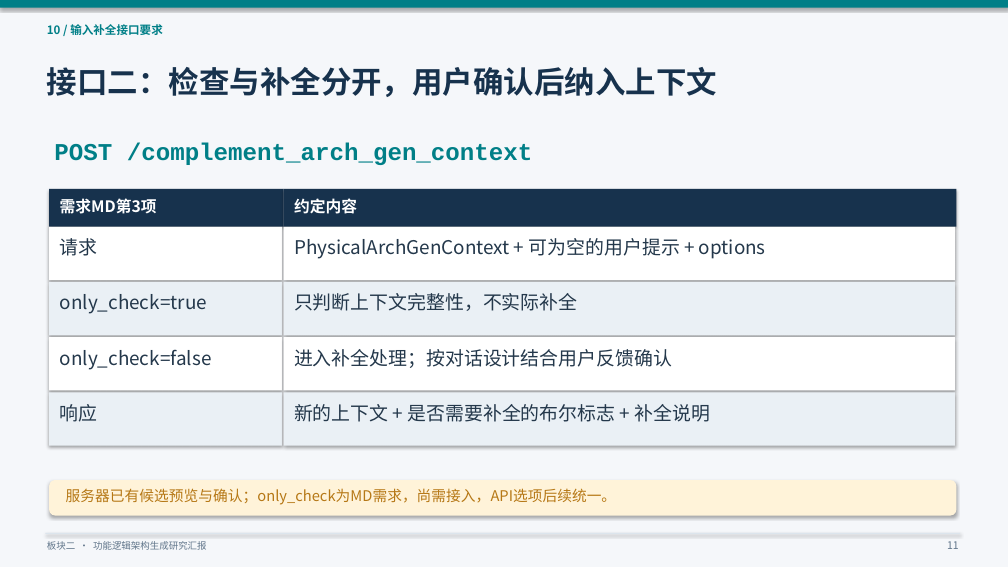
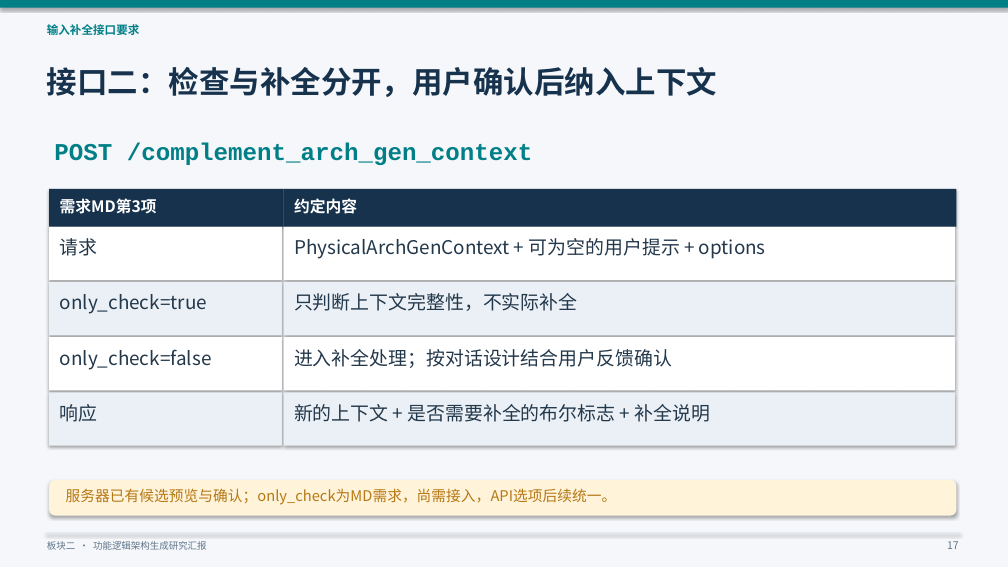
Before and after one commit to yueyunsun77-debug/yueyunsun77-debug, a slide deck: slide 17 of 板块二进度说明/板块二_研究进展与接口设计汇报_统一口径版.pptx (slide 11 before the commit). Drawn at 1008x567 pixels with LibreOffice and Linux fonts; fonts in the diff are those of the drawing. Boxes give left, top, right and bottom in pixels: in the first picture for what was removed or moved away, otherwise in the second. Text is boxed around its words. In the diff, an @@ line names an element or a change of style, - is before the commit and + after.

Commit message:
docs: 完整保留13张核心代码与运行截图并增加接口伪代码

```diff
--- a/板块二进度说明/板块二_研究进展与接口设计汇报_统一口径版.pptx
+++ b/板块二进度说明/板块二_研究进展与接口设计汇报_统一口径版.pptx
@@ text at <box>47,24,140,35</box>: text changed @@
-10 / 输入补全接口要求
+输入补全接口要求
@@ text at <box>947,541,959,549</box>: text changed @@
-11
+17
```
Also in this commit, not shown: 10 other slides changed, 7 slides added, 1 other file.
